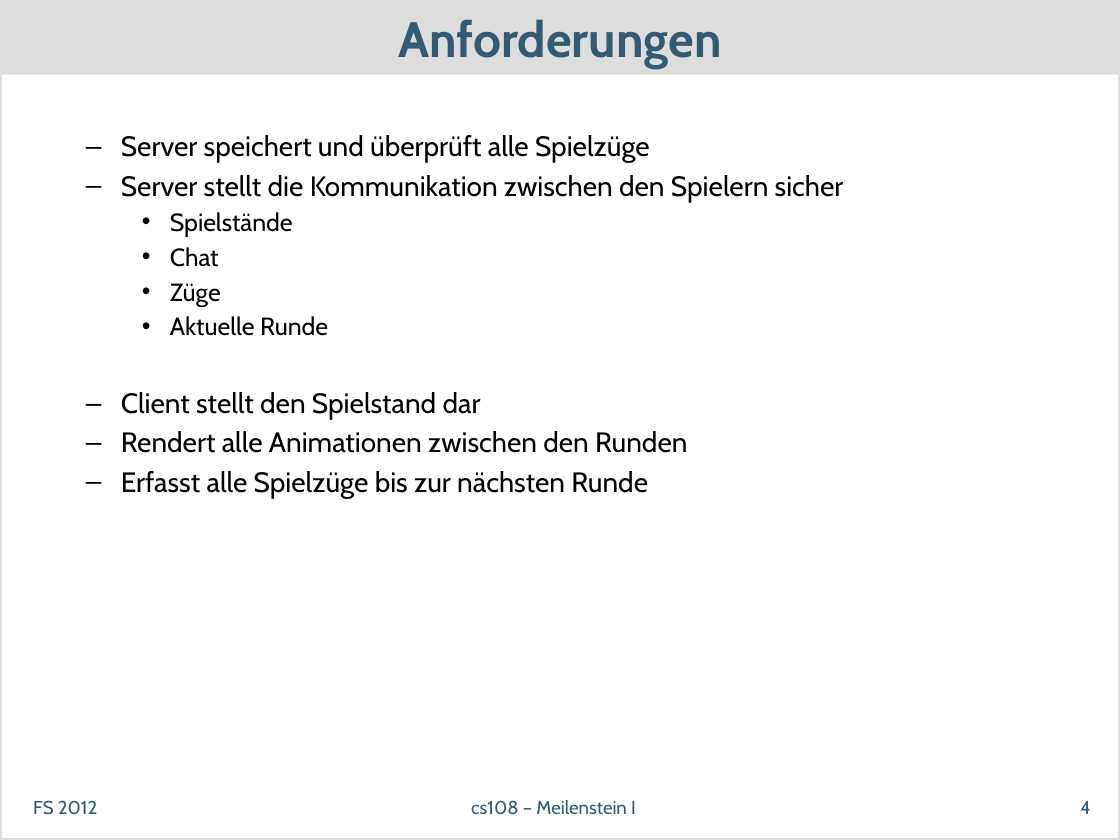
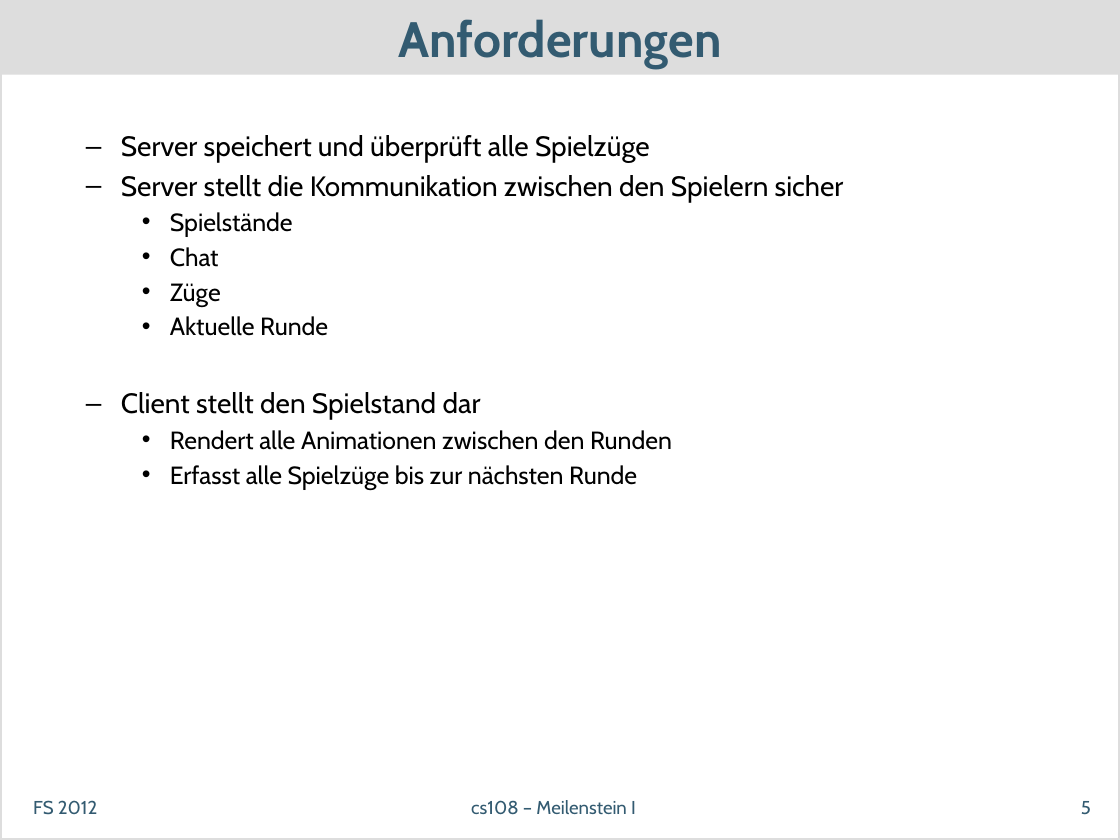
Before and after one commit to dihydrogenmonoxide/CS108, a slide deck: slide 5 of presentations/meilenstein1_v1.pptx (slide 4 before the commit). Drawn at 1120x840 pixels with LibreOffice and Linux fonts; fonts in the diff are those of the drawing. Boxes give left, top, right and bottom in pixels: in the first picture for what was removed or moved away, otherwise in the second. Text is boxed around its words. In the diff, an @@ line names an element or a change of style, - is before the commit and + after.

```diff
--- a/presentations/meilenstein1_v1.pptx
+++ b/presentations/meilenstein1_v1.pptx
@@ text at (170,430,672,489): size 18 to 16 pt in "Rendert alle Animationen zwischen den Runden", "Erfasst alle Spielzüge bis zur nächsten Runde"; bullet – to •; list level 2 to 3 in "Rendert alle Animationen zwischen den ..."; list level 2 to 3 in "Erfasst alle Spielzüge bis zur ..." @@
@@ page number at (1081,801,1091,815): text changed @@
-4
+5
```
Also in this commit, not shown: 6 other slides changed, 1 slide added.
